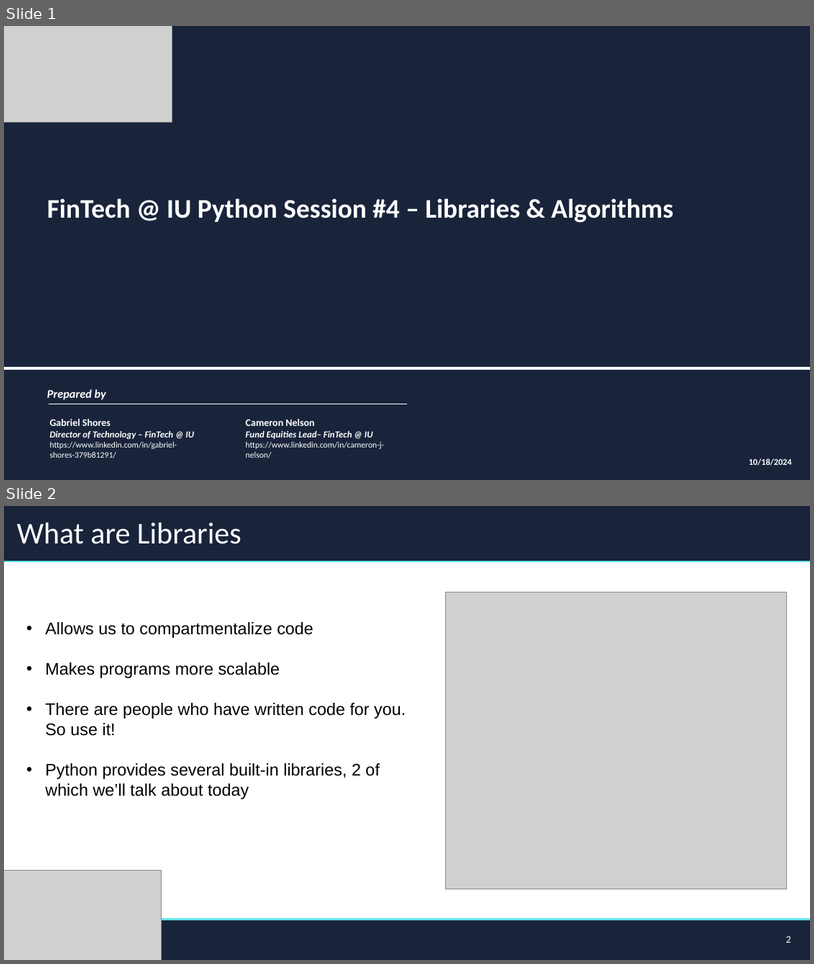
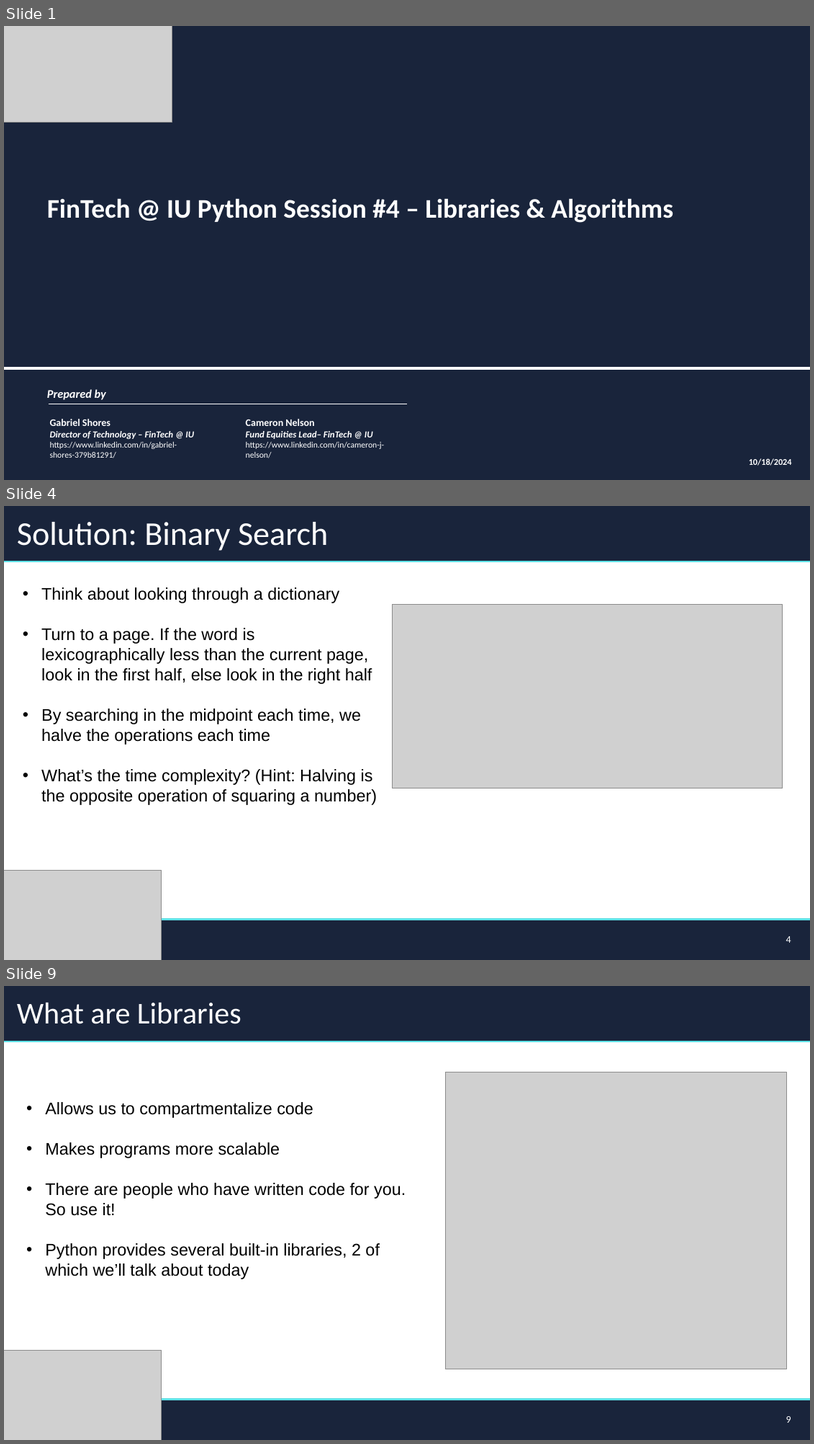
Before and after one commit to FinTechIU/pySupp, a slide deck: FA24/WK4/CodingSessionFour.pptx. Shown one above the other, each under a label of ours: slides 1 and 2 before the commit, slides 1, 4 and 9 after it; the slides between them are not shown. The pictures are 814x964 and 814x1444 pixels, drawn with LibreOffice and Linux fonts; fonts in the diff are those of the drawing; grey boxes stand for pictures; background and template pictures are left out. Boxes give left, top, right and bottom in pixels: in the first picture for what was removed or moved away, otherwise in the second. Text is boxed around its words. In the diff, an @@ line names an element or a change of style, - is before the commit and + after.

Commit message:
Added teching classes and some more algorithmic complexity

```diff
--- a/FA24/WK4/CodingSessionFour.pptx
+++ b/FA24/WK4/CodingSessionFour.pptx
@@ slide 4 added at [4, 506, 810, 960], background #FFFFFF @@
@@ rectangle added at [4, 506, 810, 561], fill #19243B, outline #19243B 1 pt @@
@@ title added at [17, 522, 328, 551], 39.6 pt, text #FFFFFF @@
+Solution: Binary Search
@@ line added from (4, 561) to (810, 561), #5EE1E6 2.25 pt @@
@@ text added at [41, 587, 377, 805], 20 pt, text #000000 @@
+• Think about looking through a dictionary
+• Turn to a page. If the word is lexicographically less than the current page, look in the first half, else look in the right half
+• By searching in the midpoint each time, we halve the operations each time
+• What’s the time complexity? (Hint: Halving is the opposite operation of squaring a number)
@@ picture added at [392, 605, 783, 788] @@
@@ picture added at [4, 870, 162, 960] @@
@@ rectangle added at [4, 921, 810, 960], fill #19243B, outline #19243B 1 pt @@
@@ line added from (4, 919) to (810, 919), #5EE1E6 2.25 pt @@
@@ page number added at [787, 936, 792, 942], 12 pt, text #FFFFFF @@
+4
@@ what was slide 2 is now slide 9 @@
@@ page number at [787, 1416, 792, 1422]: text changed @@
-2
+9
```
Also in this commit, not shown: 6 other slides added, 2 other files.
